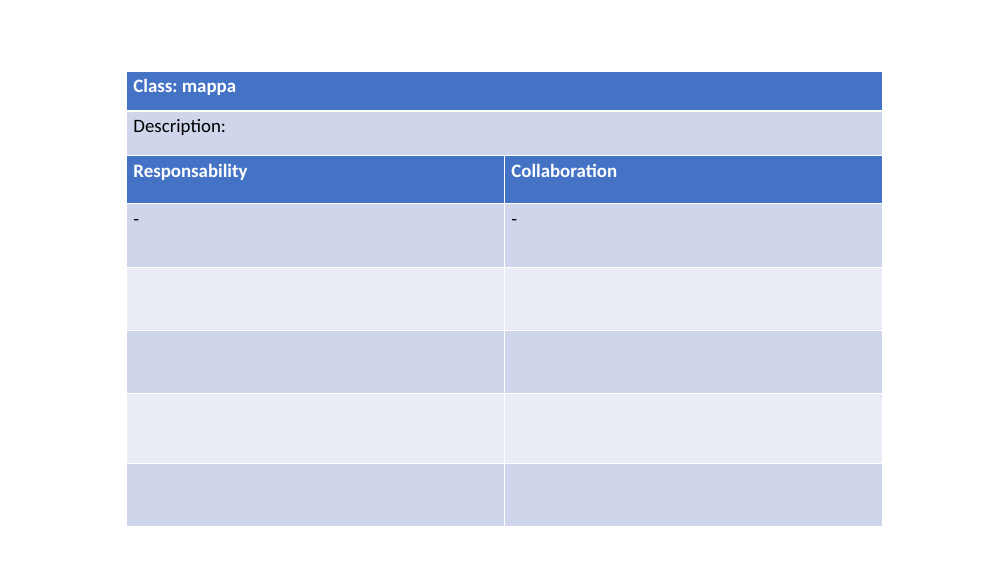
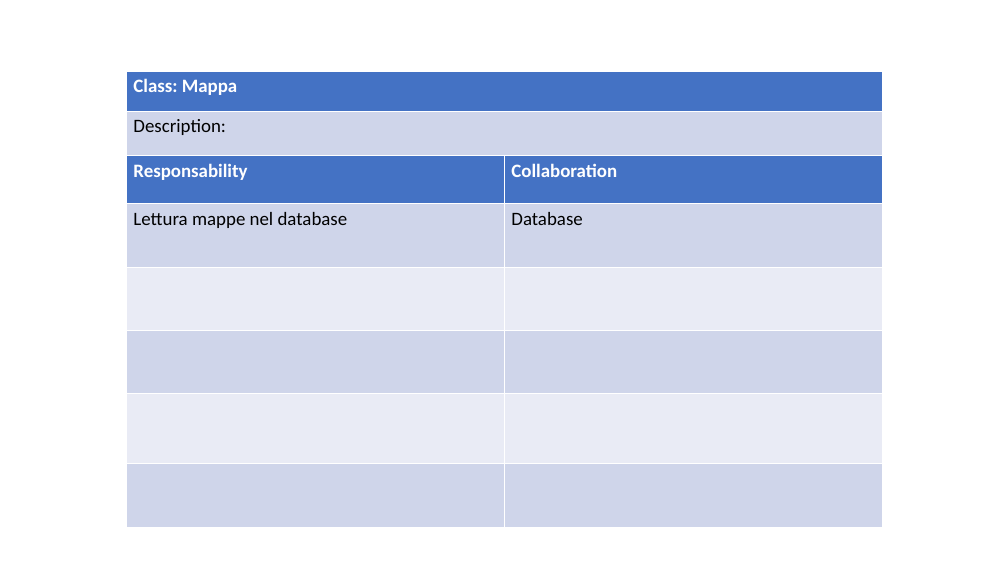
Before and after one commit to ecorradini/ProgettoIDS, a slide deck: slide 4 of AnalisiRequisiti/CRC/UT3/UT3.ppt (slide 2 before the commit). Drawn at 1008x567 pixels with LibreOffice and Linux fonts; fonts in the diff are those of the drawing. Boxes give left, top, right and bottom in pixels: in the first picture for what was removed or moved away, otherwise in the second. Text is boxed around its words. In the diff, an @@ line names an element or a change of style, - is before the commit and + after.

```diff
--- a/AnalisiRequisiti/CRC/UT3/UT3.ppt
+++ b/AnalisiRequisiti/CRC/UT3/UT3.ppt
@@ table at <box>126,71,882,156</box> @@
-row 1, column 1: Class: mappa
+row 1, column 1: Class: Mappa
@@ line spacing 1 to 0.98 @@
@@ borders changed @@
@@ table at <box>126,155,882,526</box> @@
-row 2, column 1: -
+row 2, column 1: Lettura mappe nel database
-row 2, column 2: -
+row 2, column 2: Database
@@ line spacing 1 to 0.98 @@
@@ borders changed @@
```
Also in this commit, not shown: 3 other slides changed, 6 slides added, 3 slides removed.
